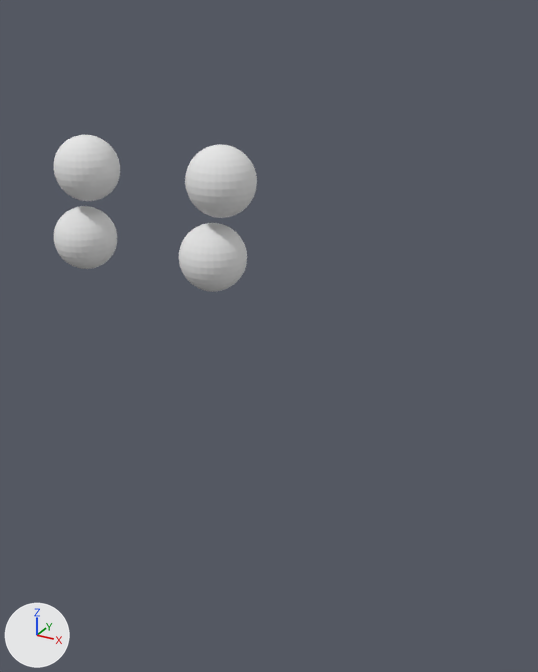
A saved change to the OBJ model models/object2216.obj.
Before and after are seen from a 50 mm lens placed at (1.36, -2.51, 1.21), pointed at (0.01, -0.04, -0.03). Lighting does not change. The marker at lower left points along +X, +Y and +Z. Where no turn or scale is listed for an object, it has been applied to the vertices.
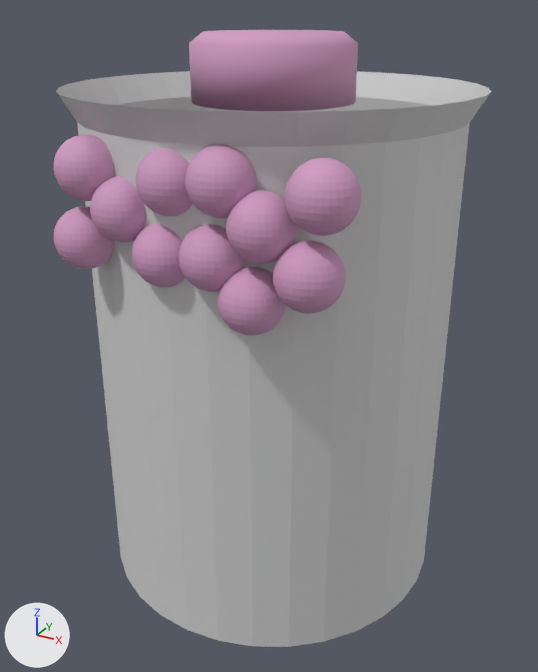
Pixel boxes (x1, y1, x2, y2) of what changed, in the pictures (538 x 672 px):
'object2216', reshaped (115% wider, 291% taller): before (54, 135, 257, 292); after (54, 30, 491, 647)
part 1 of me_object2216, added (pink): after (132, 224, 185, 287)
part 2 of me_object2216, added (pink): after (273, 241, 346, 314)
part 3 of me_object2216, added (pink): after (285, 158, 362, 236)
part 4 of me_object2216, added (pink): after (136, 148, 193, 216)
part 5 of me_object2216, added (pink): after (90, 176, 146, 242)
part 6 of me_object2216, added (pink): after (226, 190, 298, 263)
part 7 of me_object2216, added (pink): after (218, 267, 286, 335)
part 8 of me_object2216, added: after (56, 71, 491, 647)
part 9 of me_object2216, added (pink): after (189, 30, 358, 111)
part 10 of me_object2216, recoloured (grey to pink): (54, 135, 257, 292) in both

Diff of the bpy script that builds the scene:
```diff
--- a/models/object2216.obj.py
+++ b/models/object2216.obj.py
@@ mat_material_003 @@
+mat_material_003 = principled_material('Material.003')
+mat_material_003.base_color = (0.64, 0.64, 0.64)  # light grey #d1d1d1
+mat_material_003.roughness = 0.69
@@ mat_material @@
+mat_material = principled_material('Material')
+mat_material.base_color = (0.64, 0.64, 0.64)  # light grey #d1d1d1
+mat_material.roughness = 0.69
@@ mat_material_001 @@
+mat_material_001 = principled_material('Material.001')
+mat_material_001.base_color = (0.64, 0.33, 0.539)  # pink #d19bc2
+mat_material_001.roughness = 0.696
@@ me_object2216 @@
 # used by ob_object2216; location = (0.0, 0.0, 0.0)
-me_object2216.from_pydata(...)  # 1928 vertices, 3840 faces; spans x -0.448..0.303, y -0.787..-0.578, z 0.398..0.85
+me_object2216.from_pydata(...)  # 5526 vertices, 10970 faces; spans x -0.767..0.767, y -0.787..0.767, z -1.045..1.131
+# me_object2216 part 1: a new loose piece, a UV sphere (32 segments, 16 rings, poles along z) spanning x -0.122..0.086, y -0.787..-0.578, z 0.388..0.597, in mat_material_001 (pink #d19bc2)
+# me_object2216 part 2: a new loose piece, a UV sphere (32 segments, 16 rings, poles along z) spanning x 0.384..0.593, y -0.787..-0.578, z 0.398..0.606, in mat_material_001 (pink #d19bc2)
+# me_object2216 part 3: a new loose piece, a UV sphere (32 segments, 16 rings, poles along z) spanning x 0.42..0.629, y -0.787..-0.578, z 0.633..0.841, in mat_material_001 (pink #d19bc2)
+# me_object2216 part 4: a new loose piece, a UV sphere (32 segments, 16 rings, poles along z) spanning x -0.086..0.122, y -0.787..-0.578, z 0.624..0.832, in mat_material_001 (pink #d19bc2)
+# me_object2216 part 5: a new loose piece, a UV sphere (32 segments, 16 rings, poles along z) spanning x -0.276..-0.068, y -0.787..-0.578, z 0.515..0.724, in mat_material_001 (pink #d19bc2)
+# me_object2216 part 6: a new loose piece, a UV sphere (32 segments, 16 rings, poles along z) spanning x 0.23..0.439, y -0.787..-0.578, z 0.524..0.733, in mat_material_001 (pink #d19bc2)
+# me_object2216 part 7: a new loose piece, a UV sphere (32 segments, 16 rings, poles along z) spanning x 0.194..0.403, y -0.787..-0.578, z 0.289..0.498, in mat_material_001 (pink #d19bc2)
+# me_object2216 part 8: a new loose piece of 128 vertices spanning x -0.767..0.767, y -0.767..0.767, z -1.045..0.949
+# me_object2216 part 9: a new loose piece of 96 vertices spanning x -0.3..0.3, y -0.3..0.3, z 0.895..1.131, in mat_material_001 (pink #d19bc2)
+# me_object2216 part 10: 2370 faces spanning x -0.448..0.303, y -0.787..-0.578, z 0.398..0.85 switch from mat_none (white #e7e7e7) to mat_material_001 (pink #d19bc2)
+me_object2216.materials.append(mat_material_003)  # light grey #d1d1d1
+me_object2216.materials.append(mat_material)  # light grey #d1d1d1
```
